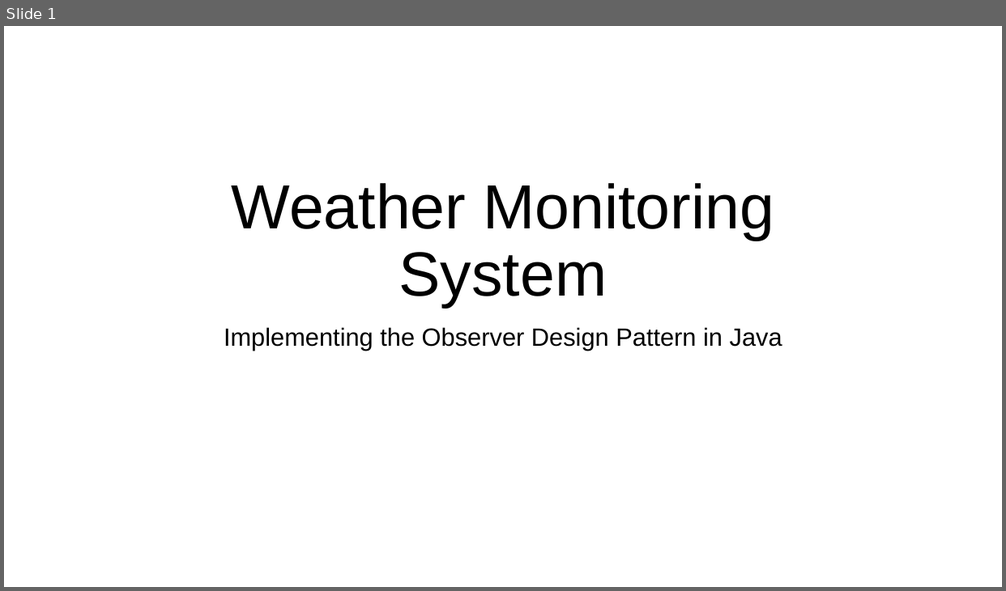
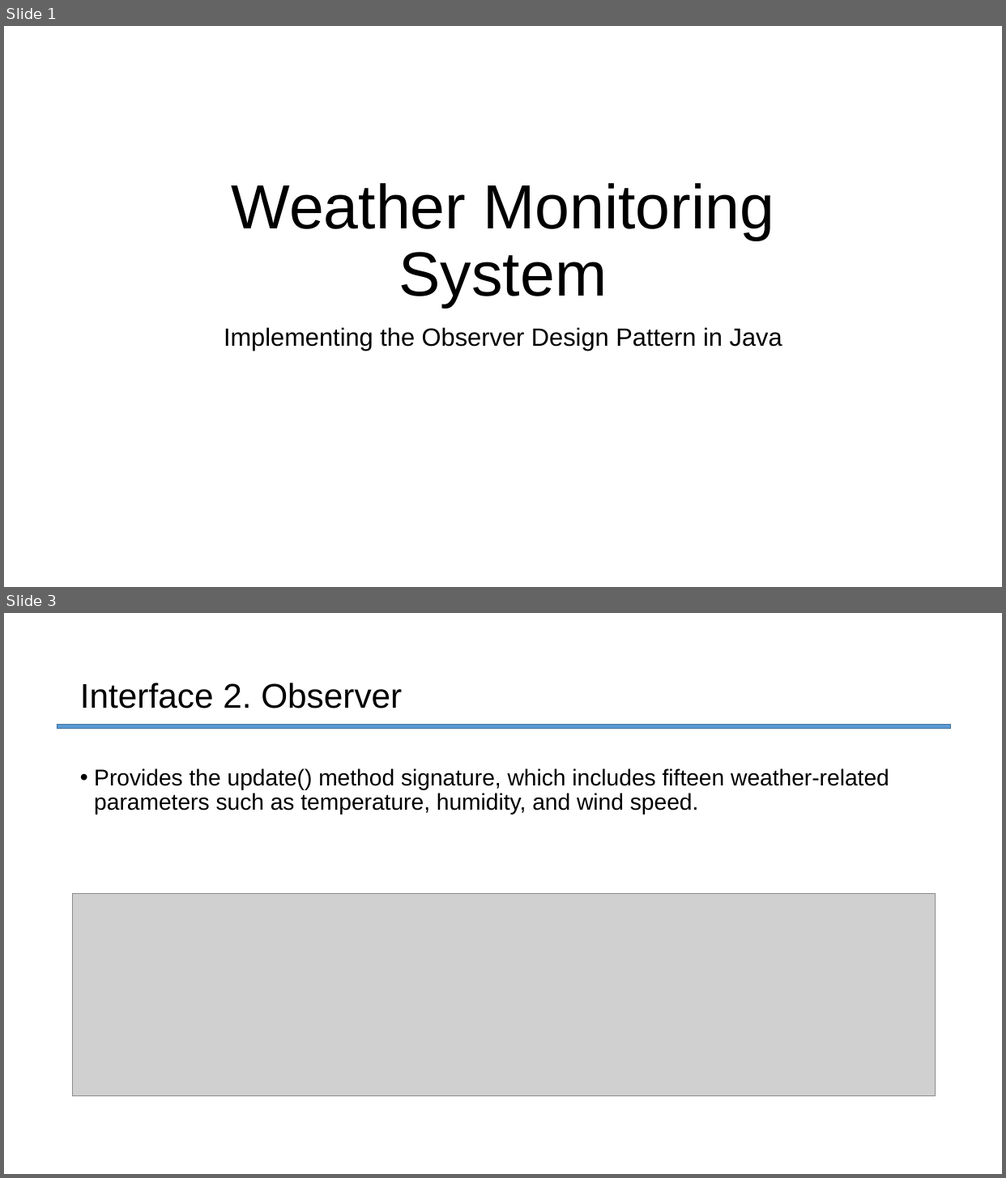
Before and after one commit to TalelZairi69/Weather_Station_Notification_System, a slide deck: Presentation1.pptx. Shown one above the other, each under a label of ours: slide 1 before the commit, slides 1 and 3 after it; the slides between them are not shown. The pictures are 1006x591 and 1006x1178 pixels, drawn with LibreOffice and Linux fonts; fonts in the diff are those of the drawing; grey boxes stand for pictures. Boxes give left, top, right and bottom in pixels: in the first picture for what was removed or moved away, otherwise in the second. Text is boxed around its words. In the diff, an @@ line names an element or a change of style, - is before the commit and + after.

Commit message:
presentation added

```diff
--- a/Presentation1.pptx
+++ b/Presentation1.pptx
@@ slide 3 added at [4,613,1002,1174], background #FFFFFF @@
@@ title added at [80,683,402,709], 33 pt, text #000000 @@
+Interface 2. Observer
@@ math minus added at [4,717,1002,735], fill #5B9BD5, outline #43739E 1 pt @@
@@ text added at [94,769,889,815], 22 pt, text #000000 @@
+• Provides the update() method signature, which includes fifteen weather-related parameters such as temperature, humidity, and wind speed.
@@ picture added at [73,894,936,1097] @@
```
Also in this commit, not shown: 1 other slide added.
